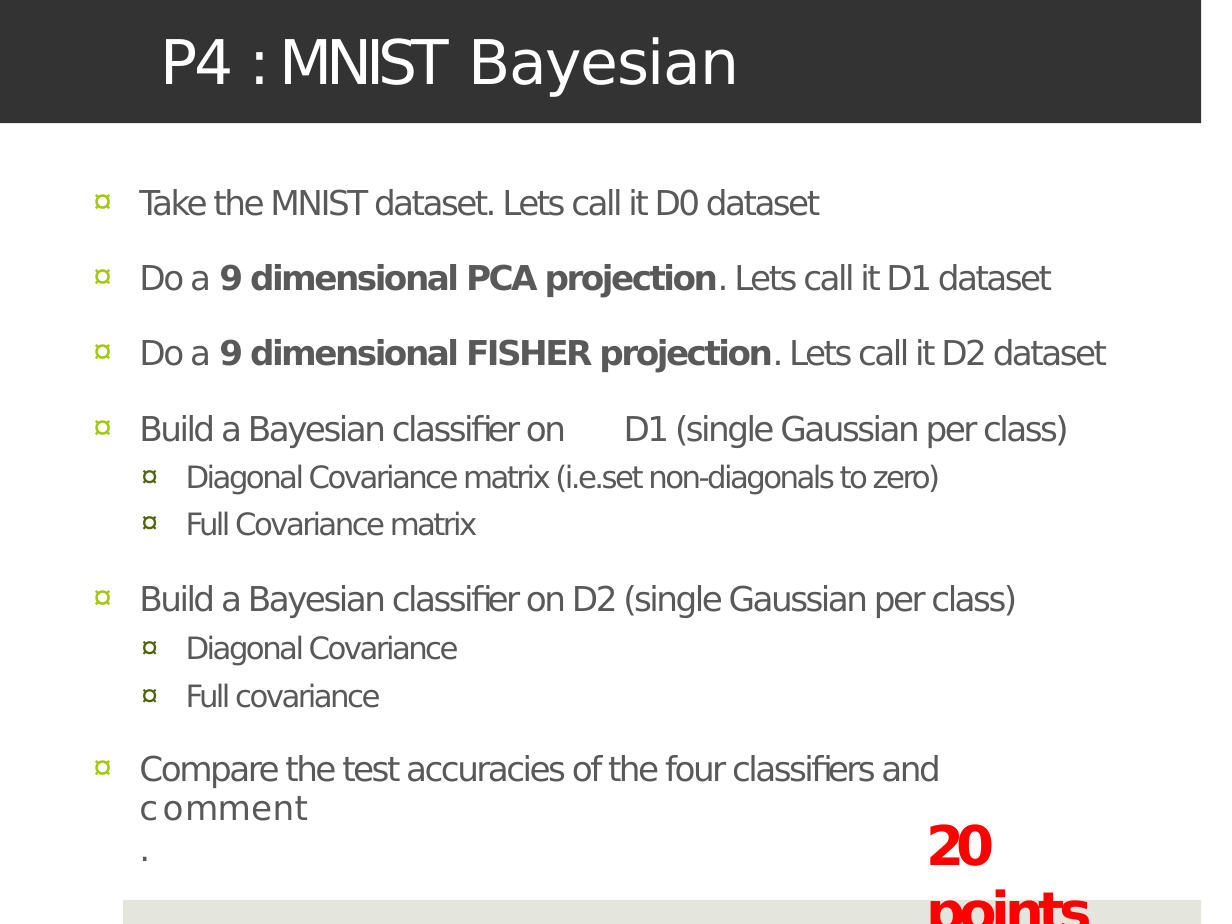
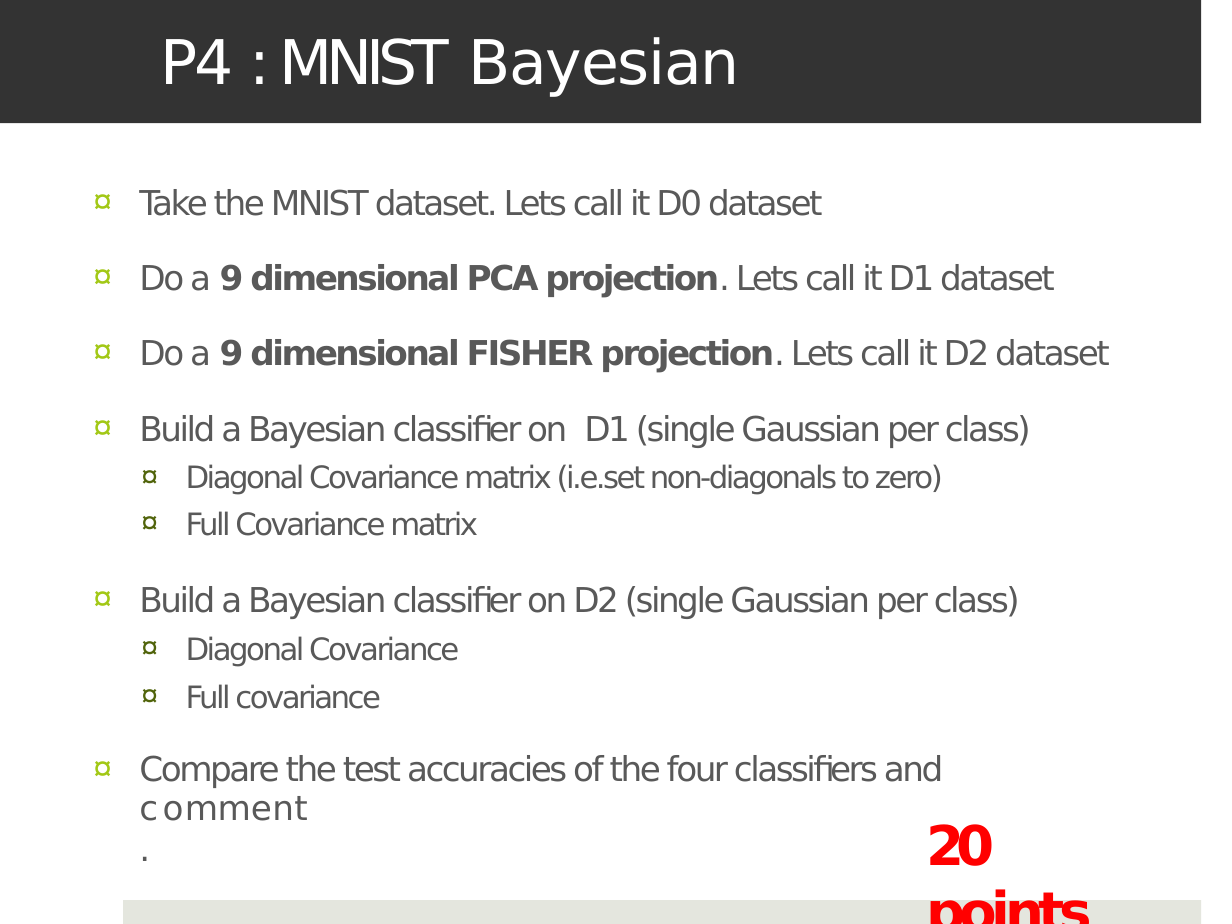
Before and after one commit to JishnuNair/dmg2, a slide deck: slide 7 of Home Work Assignments 1.pptx. Drawn at 1232x924 pixels with LibreOffice and Linux fonts; fonts in the diff are those of the drawing. Boxes give left, top, right and bottom in pixels: in the first picture for what was removed or moved away, otherwise in the second. Text is boxed around its words. In the diff, an @@ line names an element or a change of style, - is before the commit and + after.

```diff
--- a/Home Work Assignments 1.pptx
+++ b/Home Work Assignments 1.pptx
@@ text "Take the MNIST dataset. Lets ..." at (139,189,1110,788): indent changed @@
```
Also in this commit, not shown: 8 other slides changed, 3 other files.
